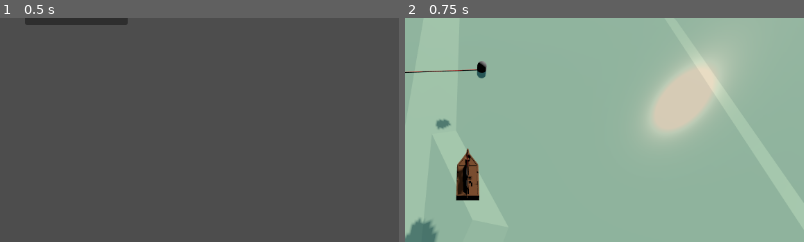
Above: before the commit, frames 1-2 (left to right).
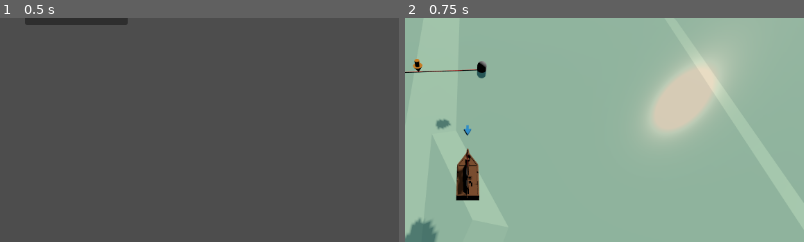
Above: after the commit, the same moments.

Repository: loiclovitana/Crapirate
Game: Godot game, scene res://src/main.tscn
Two runs of this game, one before a commit and one after it. Both use one fixed random seed, a clock stepped at 60 frames per second and the inputs below.
Inputs:
- Up to frame 1 (0.5 s): no input
- Up to frame 2 (0.75 s): click "START RACE" at 0.5 s
The pictures show only the part of the screen within x 42-92%, y 20-70%; the shares and areas given below are measured in that part.

Frame 1 is identical in both runs. In frame 2, 0.1% of the frame differs, in the area x 2-17%, y 18-53%.

Commit message:
correction on player view

Diff:
--- a/src/main.gd
+++ b/src/main.gd
@@ -99,9 +99,10 @@
 	var camera = OrientedCamera.new()
 	player.add_child(camera)
 	camera.set_position(Vector3(0,get_camera_hauteur(),get_camera_distance()))
-	for i in range(1,10):
-		camera.set_cull_mask_value(PlayerView.PLAYER_VIEW_ID_OFFSET+i,false)
-	camera.set_cull_mask_value(PlayerView.PLAYER_VIEW_ID_OFFSET+Settings.get_player_index(player_id),true)
+
+	var p_view_id = PlayerView.PLAYER_VIEW_ID_OFFSET +Settings.get_player_index(player_id)
+	for layer_id in range(PlayerView.PLAYER_VIEW_ID_OFFSET, PlayerView.PLAYER_VIEW_ID_OFFSET_END):
+		camera.set_cull_mask_value(layer_id,layer_id==p_view_id)
 
 
 	#gps
--- a/src/player/view/GPS.gd
+++ b/src/player/view/GPS.gd
@@ -14,10 +14,7 @@
 	arrowDown.set_visible(false)
 	arrowDirection.set_visible(false)
 
-	var p_id = int(boat.player_id)
-	assert(0<p_id and p_id<=10,'The player id is not between 1 and 10')
-
-	var p_view_id = PlayerView.PLAYER_VIEW_ID_OFFSET +p_id
+	var p_view_id = PlayerView.PLAYER_VIEW_ID_OFFSET +Settings.get_player_index(boat.player_id)
 
 	# set the layer for all visual instance to be the current player only
 	for arrow_child in arrowDown.get_children()+arrowDirection.get_children()+windArrow.get_children():
--- a/src/player/view/PlayerView.gd
+++ b/src/player/view/PlayerView.gd
@@ -1,6 +1,9 @@
 class_name PlayerView extends SubViewportContainer
 
-const PLAYER_VIEW_ID_OFFSET = 10
+const PLAYER_VIEW_ID_OFFSET = 11
+const PLAYER_VIEW_ID_OFFSET_END= 21
+const MAX_PLAYER_VIEWS = PLAYER_VIEW_ID_OFFSET_END - PLAYER_VIEW_ID_OFFSET
+
 
 func set_observer(node : Node):
 	assert(%playerView.get_child_count() == 0)
